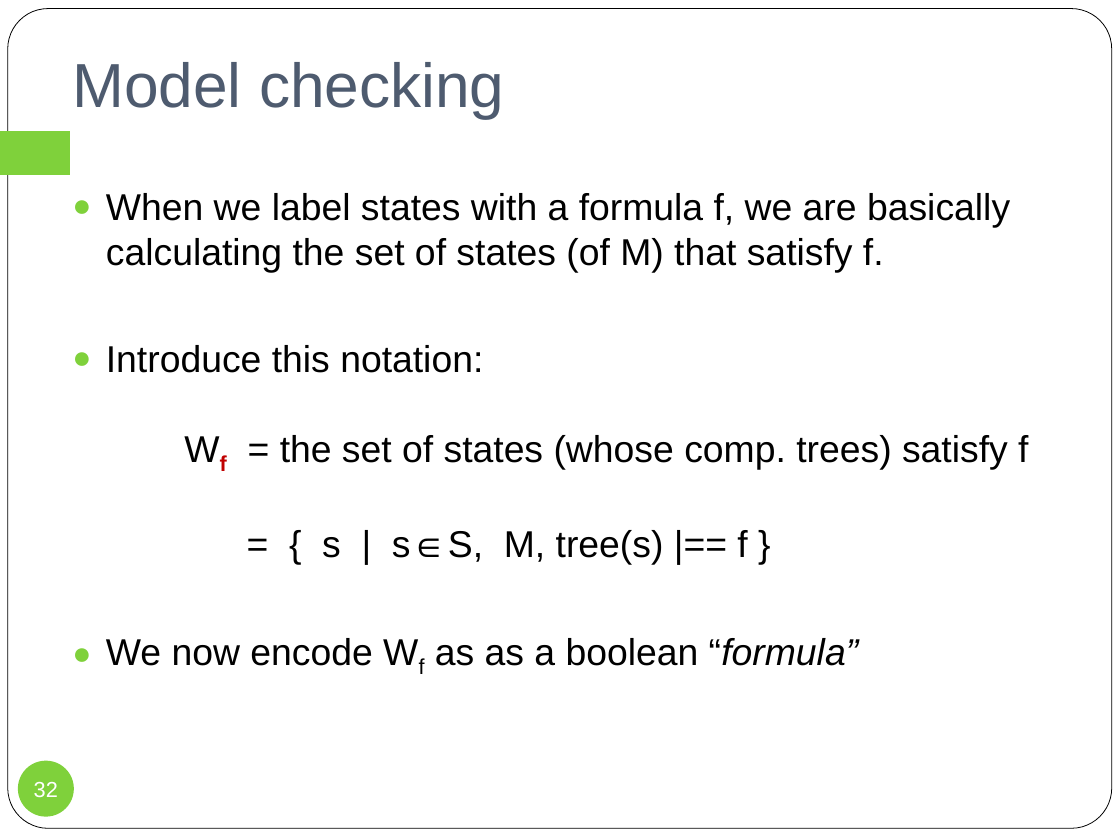
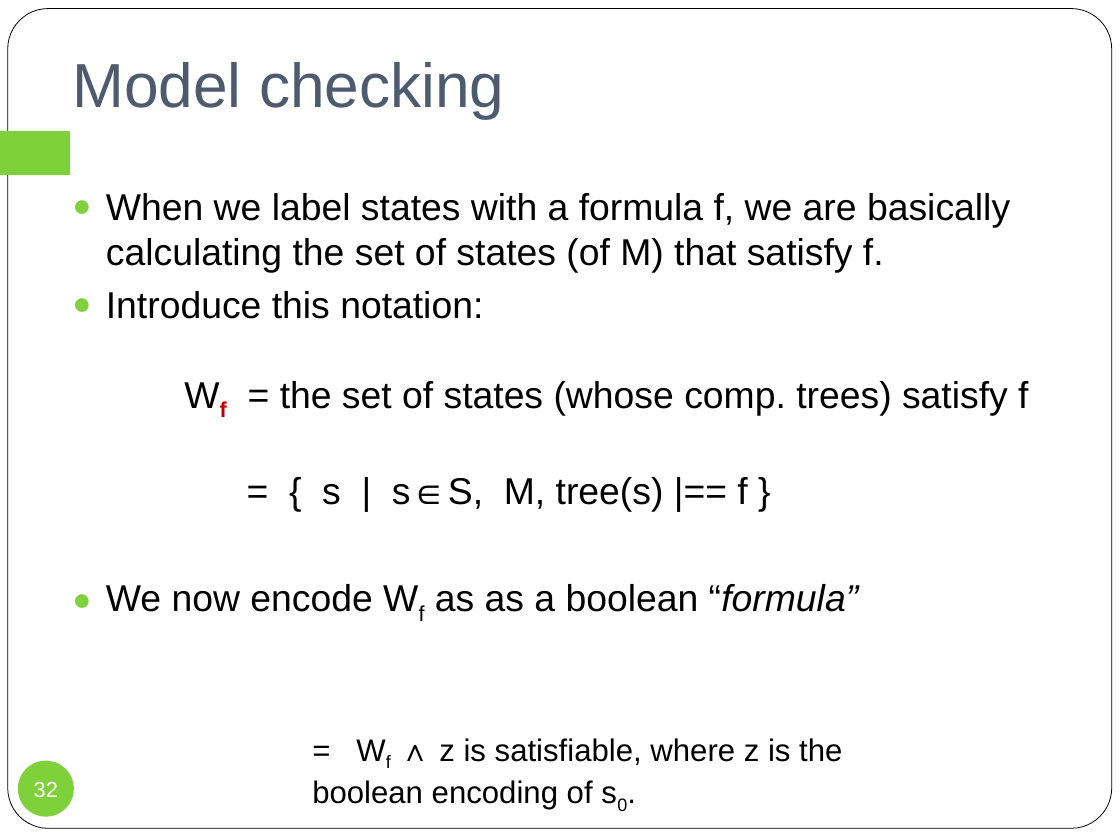
Before and after one commit to wooshrow/infopv, a slide deck: slide 32 of slides/PV_smc.pptx. Drawn at 1120x840 pixels with LibreOffice and Linux fonts; fonts in the diff are those of the drawing; background and template pictures are left out. Boxes give left, top, right and bottom in pixels: in the first picture for what was removed or moved away, otherwise in the second. Text is boxed around its words. In the diff, an @@ line names an element or a change of style, - is before the commit and + after.

```diff
--- a/slides/PV_smc.pptx
+++ b/slides/PV_smc.pptx
@@ text "When we label states with ..." rewrapped from box(106, 193, 1028, 666) to box(106, 193, 1028, 612) @@
@@ text added at box(312, 738, 842, 809), 20 pt, text #000000 @@
+= Wf ∧ z is satisfiable, where z is the boolean encoding of s0.
```
Also in this commit, not shown: 3 other slides changed, 4 other files.
